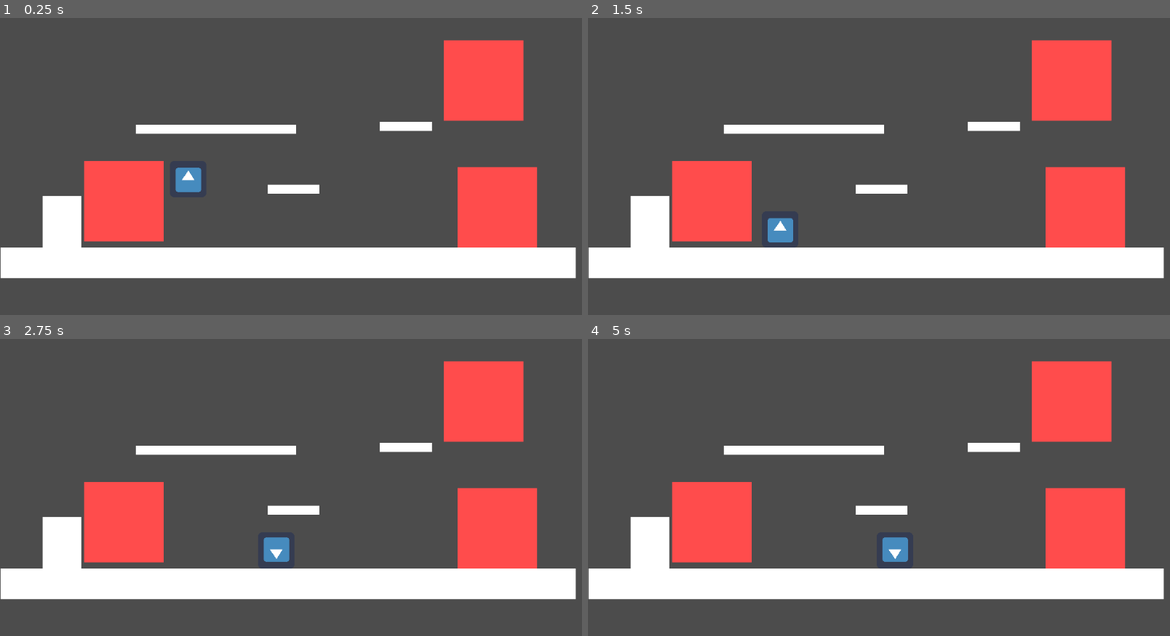
Above: before the commit, frames 1-4 (two rows, left to right).
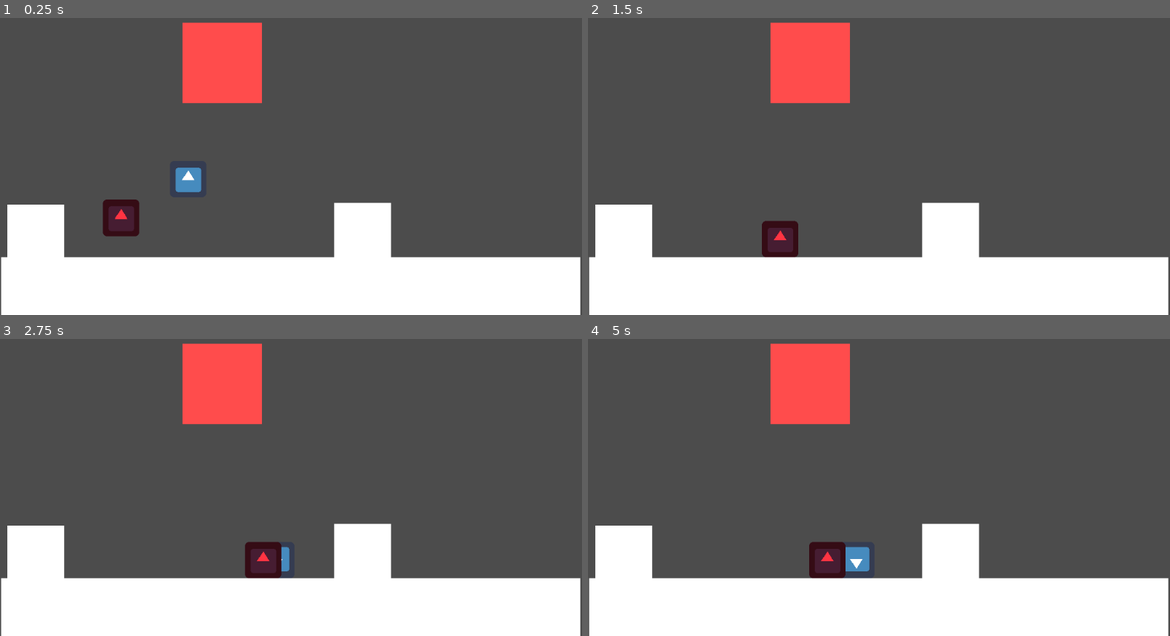
Above: after the commit, the same moments.

Repository: TapioVV/PlatformeriYkosille
Game: Godot game, scene res://Scenes/Game.tscn
The game is run twice, just before and just after one commit, with the same random seed, the same clock (stepped at 60 frames per second) and the same inputs. The project has no main scene, so this scene is started directly. The engine's default icon, where the game draws it, is replaced by a stand-in: a white triangle on a blue panel in a dark square.
Inputs:
- Up to frame 1 (0.25 s): no input
- Up to frame 2 (1.5 s): hold Right (Right) from 0.53 s (still down); tap X (Attack) at 0.6, 1.35 s; tap Space (Jump) at 0.77 s
- Up to frame 3 (2.75 s): tap Space (Jump) at 1.52 s; release Right (Right) at 2.03 s; hold Left (Left) from 2.03 s (still down); tap X (Attack) at 2.1 s
- Up to frame 4 (5 s): release Left (Left) at 2.78 s; hold Right (Right) 2.78-4.28 s; tap X (Attack) at 2.85, 3.6, 4.35 s; tap Space (Jump) at 3.02, 3.77, 4.52 s; hold Left (Left) from 4.28 s (still down)

The runs differ from the first frame. In frame 1, 35% of the frame differs, in the area x 0-100%, y 1-100%; in frame 2, 35%; in frame 3, 35%; in frame 4, 36%.

Commit message:
Goomba moving

Diff:
--- a/Scenes/Game.tscn
+++ b/Scenes/Game.tscn
@@ -1,84 +1,29 @@
 [gd_scene load_steps=5 format=2]
 
 [ext_resource path="res://Scenes/PlayerCharecter.tscn" type="PackedScene" id=1]
-[ext_resource path="res://Sprites/WhitePixel.png" type="Texture" id=2]
+[ext_resource path="res://Scenes/WhitePlatform.tscn" type="PackedScene" id=2]
 [ext_resource path="res://Scenes/BreakableBlock.tscn" type="PackedScene" id=3]
-
-[sub_resource type="RectangleShape2D" id=2]
-extents = Vector2( 1, 1 )
+[ext_resource path="res://Scenes/Goomba.tscn" type="PackedScene" id=4]
 
 [node name="Node2D" type="Node2D"]
 scale = Vector2( 1, 1.01244 )
 
-[node name="WhitePixel" type="Sprite" parent="."]
-position = Vector2( 507, 502 )
-scale = Vector2( 506.46, 26.42 )
-texture = ExtResource( 2 )
-
-[node name="StaticBody2D" type="StaticBody2D" parent="WhitePixel"]
-visible = false
-
-[node name="CollisionShape2D" type="CollisionShape2D" parent="WhitePixel/StaticBody2D"]
-visible = false
-shape = SubResource( 2 )
-
-[node name="WhitePixel2" type="Sprite" parent="."]
-position = Vector2( 109, 434.162 )
-scale = Vector2( 34.23, 48.8296 )
-texture = ExtResource( 2 )
-
-[node name="StaticBody2D" type="StaticBody2D" parent="WhitePixel2"]
-visible = false
-
-[node name="CollisionShape2D" type="CollisionShape2D" parent="WhitePixel2/StaticBody2D"]
-visible = false
-shape = SubResource( 2 )
-
-[node name="WhitePixel3" type="Sprite" parent="."]
-position = Vector2( 379.885, 268.658 )
-scale = Vector2( 141.115, 7.77759 )
-texture = ExtResource( 2 )
-
-[node name="StaticBody2D" type="StaticBody2D" parent="WhitePixel3"]
-visible = false
-
-[node name="CollisionShape2D" type="CollisionShape2D" parent="WhitePixel3/StaticBody2D"]
-visible = false
-shape = SubResource( 2 )
-
-[node name="WhitePixel4" type="Sprite" parent="."]
-position = Vector2( 516.443, 373.355 )
-scale = Vector2( 45.5575, 7.77759 )
-texture = ExtResource( 2 )
-
-[node name="StaticBody2D" type="StaticBody2D" parent="WhitePixel4"]
-visible = false
-
-[node name="CollisionShape2D" type="CollisionShape2D" parent="WhitePixel4/StaticBody2D"]
-visible = false
-shape = SubResource( 2 )
-
-[node name="WhitePixel5" type="Sprite" parent="."]
-position = Vector2( 714, 263.719 )
-scale = Vector2( 45.5575, 7.77759 )
-texture = ExtResource( 2 )
-
-[node name="StaticBody2D" type="StaticBody2D" parent="WhitePixel5"]
-visible = false
-
-[node name="CollisionShape2D" type="CollisionShape2D" parent="WhitePixel5/StaticBody2D"]
-visible = false
-shape = SubResource( 2 )
-
 [node name="BreakableBlock" parent="." instance=ExtResource( 3 )]
-position = Vector2( 875, 404.962 )
-
-[node name="BreakableBlock3" parent="." instance=ExtResource( 3 )]
-position = Vector2( 218, 394.097 )
-
-[node name="BreakableBlock2" parent="." instance=ExtResource( 3 )]
-position = Vector2( 851, 183.715 )
+position = Vector2( 391, 153.096 )
 
 [node name="KinematicBody2D" parent="." instance=ExtResource( 1 )]
 position = Vector2( 331, 318.044 )
 attackTime = 0.0
+
+[node name="GoombaBody" parent="." instance=ExtResource( 4 )]
+position = Vector2( 188, 410.889 )
+
+[node name="WhiteBlock" parent="." instance=ExtResource( 2 )]
+position = Vector2( 511.5, 542.254 )
+scale = Vector2( 509.5, 50 )
+
+[node name="WhiteBlock2" parent="." instance=ExtResource( 2 )]
+position = Vector2( 638, 447.434 )
+
+[node name="WhiteBlock3" parent="." instance=ExtResource( 2 )]
+position = Vector2( 63, 450.397 )
--- /dev/null
+++ b/Scenes/Goomba.tscn
@@ -0,0 +1,62 @@
+[gd_scene load_steps=5 format=2]
+
+[ext_resource path="res://Sprites/icon.png" type="Texture" id=1]
+[ext_resource path="res://Scripts/Goomba.gd" type="Script" id=2]
+
+[sub_resource type="RectangleShape2D" id=1]
+extents = Vector2( 21, 32 )
+
+[sub_resource type="RayShape2D" id=2]
+length = 6.0
+
+[node name="GoombaBody" type="KinematicBody2D"]
+collision_layer = 4
+collision_mask = 4
+script = ExtResource( 2 )
+moveSpeed = 100.0
+
+[node name="Icon" type="Sprite" parent="."]
+modulate = Color( 1, 0.207843, 0.262745, 1 )
+texture = ExtResource( 1 )
+
+[node name="CollisionShape2D" type="CollisionShape2D" parent="."]
+shape = SubResource( 1 )
+
+[node name="RightWallChecker" type="Area2D" parent="."]
+collision_layer = 4
+collision_mask = 4
+
+[node name="CollisionShape2D" type="CollisionShape2D" parent="RightWallChecker"]
+position = Vector2( 35, 0 )
+shape = SubResource( 2 )
+
+[node name="LeftWallChecker" type="Area2D" parent="."]
+collision_layer = 4
+collision_mask = 4
+
+[node name="CollisionShape2D" type="CollisionShape2D" parent="LeftWallChecker"]
+position = Vector2( -35, 0 )
+shape = SubResource( 2 )
+
+[node name="RightGroundChecker" type="Area2D" parent="."]
+position = Vector2( 0, 35 )
+collision_layer = 4
+collision_mask = 4
+
+[node name="CollisionShape2D" type="CollisionShape2D" parent="RightGroundChecker"]
+position = Vector2( 35, 0 )
+shape = SubResource( 2 )
+
+[node name="LeftGroundChecker" type="Area2D" parent="."]
+position = Vector2( 0, 35 )
+collision_layer = 4
+collision_mask = 4
+
+[node name="CollisionShape2D" type="CollisionShape2D" parent="LeftGroundChecker"]
+position = Vector2( -35, 0 )
+shape = SubResource( 2 )
+
+[connection signal="body_entered" from="RightWallChecker" to="." method="_on_RightWallChecker_body_entered"]
+[connection signal="body_entered" from="LeftWallChecker" to="." method="_on_LeftWallChecker_body_entered"]
+[connection signal="body_exited" from="RightGroundChecker" to="." method="_on_RightGroundChecker_body_exited"]
+[connection signal="body_exited" from="LeftGroundChecker" to="." method="_on_LeftGroundChecker_body_exited"]
--- a/Scenes/PlayerCharecter.tscn
+++ b/Scenes/PlayerCharecter.tscn
@@ -1,7 +1,7 @@
 [gd_scene load_steps=6 format=2]
 
 [ext_resource path="res://Sprites/icon.png" type="Texture" id=1]
-[ext_resource path="res://Scenes/TongueArea.gd" type="Script" id=2]
+[ext_resource path="res://Scripts/TongueArea.gd" type="Script" id=2]
 [ext_resource path="res://Scripts/Player.gd" type="Script" id=3]
 
 [sub_resource type="RectangleShape2D" id=1]
--- /dev/null
+++ b/Scenes/WhitePlatform.tscn
@@ -0,0 +1,19 @@
+[gd_scene load_steps=3 format=2]
+
+[ext_resource path="res://Sprites/WhitePixel.png" type="Texture" id=1]
+
+[sub_resource type="RectangleShape2D" id=2]
+extents = Vector2( 1, 1 )
+
+[node name="WhiteBlock" type="Sprite"]
+scale = Vector2( 50, 50 )
+texture = ExtResource( 1 )
+
+[node name="StaticBody2D" type="StaticBody2D" parent="."]
+visible = false
+collision_layer = 5
+collision_mask = 5
+
+[node name="CollisionShape2D" type="CollisionShape2D" parent="StaticBody2D"]
+visible = false
+shape = SubResource( 2 )
--- /dev/null
+++ b/Scripts/Goomba.gd
@@ -0,0 +1,36 @@
+extends KinematicBody2D
+
+export(float) var moveSpeed
+
+# Declare member variables here. Examples:
+# var a = 2
+# var b = "text"
+
+var moveVector
+# Called when the node enters the scene tree for the first time.
+func _ready():
+	moveVector = Vector2(moveSpeed, 50)
+	pass # Replace with function body.
+
+func _physics_process(delta):
+	move_and_slide(moveVector)
+
+
+func _on_RightWallChecker_body_entered(body):
+	moveVector.x = -moveSpeed
+	pass # Replace with function body.
+
+
+func _on_LeftWallChecker_body_entered(body):
+	moveVector.x = moveSpeed
+	pass # Replace with function body.
+
+
+func _on_RightGroundChecker_body_exited(body):
+	moveVector.x = -moveSpeed
+	pass # Replace with function body.
+
+
+func _on_LeftGroundChecker_body_exited(body):
+	moveVector.x = moveSpeed
+	pass # Replace with function body.
Renamed: Scenes/TongueArea.gd -> Scripts/TongueArea.gd
